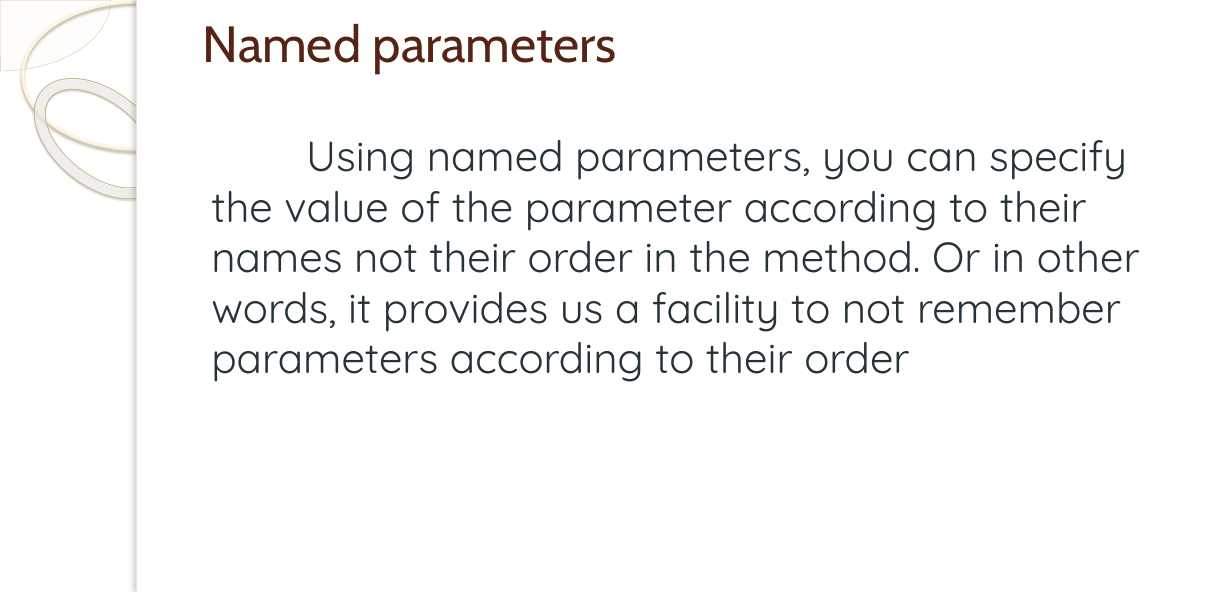
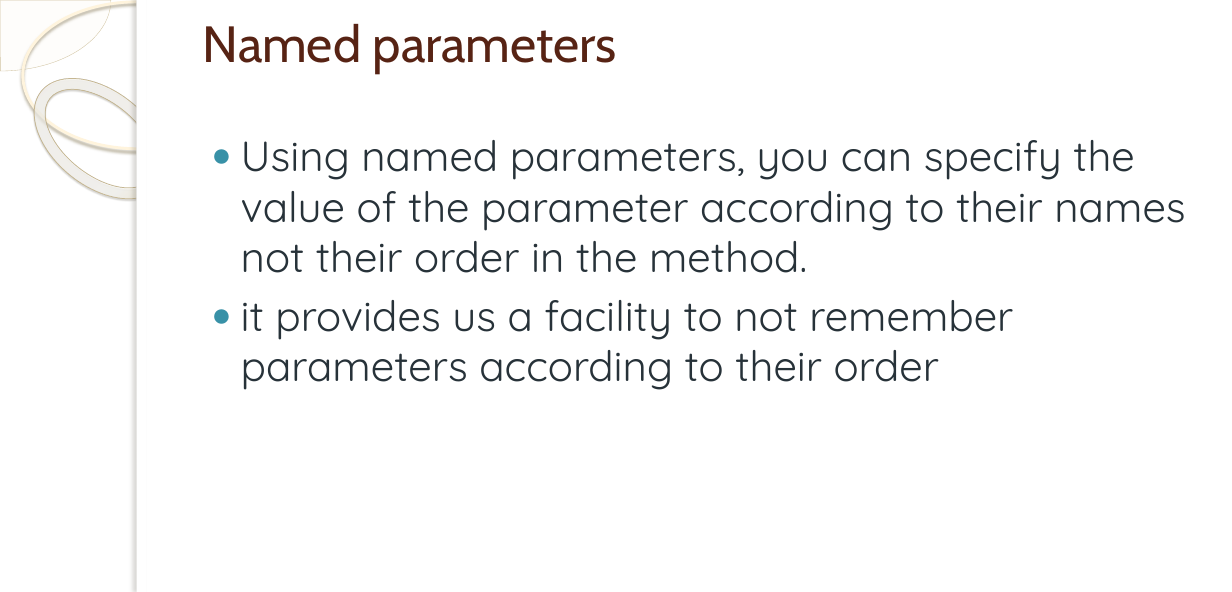
Before and after one commit to pravin9696/TypesOfParametersDemo210524, a slide deck: slide 23 of PPT/C# Class structure and objects.pptx. Drawn at 1232x592 pixels with LibreOffice and Linux fonts; fonts in the diff are those of the drawing; background and template pictures are left out. Boxes give left, top, right and bottom in pixels: in the first picture for what was removed or moved away, otherwise in the second. Text is boxed around its words. In the diff, an @@ line names an element or a change of style, - is before the commit and + after.

Commit message:
New mofied PPF added new examples added as below
Out parameters
In parameters
Parameter array (Params)
Default Or Optional parameter

```diff
--- a/PPT/C# Class structure and objects.pptx
+++ b/PPT/C# Class structure and objects.pptx
@@ text at (241,140,1185,390): text changed @@
-Using named parameters, you can specify the value of the parameter according to their names not their order in the method. Or in other words, it provides us a facility to not remember parameters according to their order
+● Using named parameters, you can specify the value of the parameter according to their names not their order in the method.
+● it provides us a facility to not remember parameters according to their order
```
Also in this commit, not shown: 4 other slides changed, 8 slides added, 2 other files.
